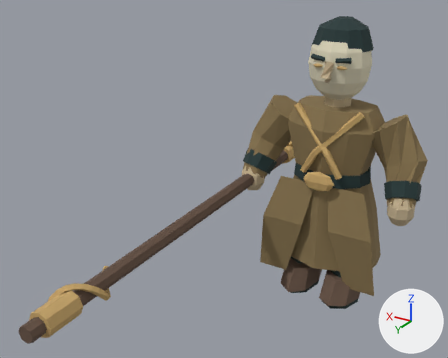
What one commit did to the glTF model game/assets/models/dummy.glb.
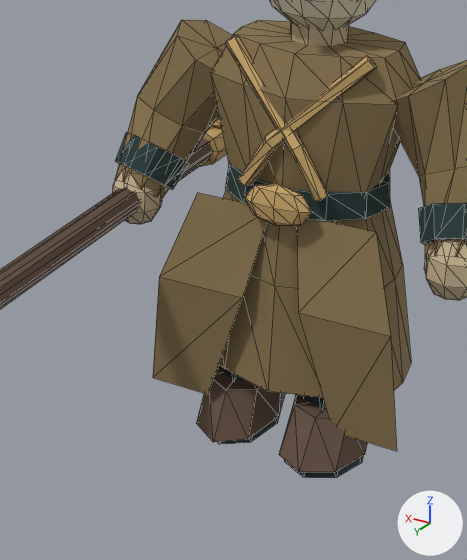
Each version appears first whole from a 50 mm lens placed at (-1.31, 3.56, 2.48), pointed at (0.31, 0.85, 1.13), and next in a close-up on the part from 42% to 91% of the width and 24% to 97% of the height. Lighting does not change. The marker at lower right points along +X, +Y and +Z. The last two pictures show the newer version. The close-ups show mesh edges as thin lines. Where no turn or scale is listed for an object, it has been applied to the vertices. Vertices at exactly the same position are counted once.

The scene before the commit, as lines of its bpy script (objects in view):
```python
me_cloth = bpy.data.meshes.new('Cloth')
me_cloth.from_pydata(...)  # 74 vertices, 128 faces; spans x -0.41..0.41, y -0.314..0.24, z 0.23..1.39
me_cloth.materials.append(mat_inkvertexpalette)
me_details = bpy.data.meshes.new('Details')
me_details.from_pydata(...)  # 369 vertices, 690 faces; spans x -0.257..0.257, y -0.21..0.258, z 0.885..1.91
me_details.materials.append(mat_inkvertexpalette)
me_heldmesh = bpy.data.meshes.new('HeldMesh')
me_heldmesh.from_pydata(...)  # 193 vertices, 368 faces; spans x -0.09..0.09, y -0.83..2.0, z -0.09..0.09
me_heldmesh.materials.append(mat_inkvertexpalette)
ob_cloth = bpy.data.objects.new('Cloth', me_cloth)
ob_cloth.location = (0.0, 0.0, 0.0)
ob_details = bpy.data.objects.new('Details', me_details)
ob_details.location = (0.0, 0.0, 0.0)
ob_heldmesh = bpy.data.objects.new('HeldMesh', me_heldmesh)
ob_heldmesh.location = (0.5, 0.15, 0.85)
# also in view: 'RightLeg' at (0.16, 0.03, 0.31); 'LeftArm' at (-0.39, 0.05, 1.06); 'LeftLeg' at (-0.16, 0.1, 0.31); 'RightArm' at (0.39, 0.05, 1.06)
```
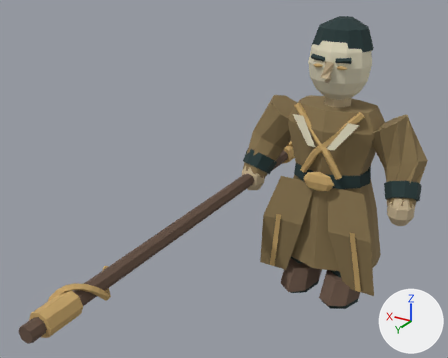
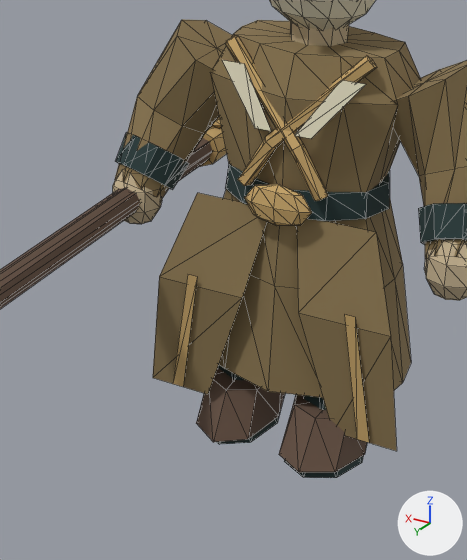
Changed parts and their boxes [x1, y1, x2, y2] in the close-ups (467 x 560 px):
'Details', reshaped: before [225, 0, 390, 226]; after [173, 0, 390, 443]
part 1 of me_details, added (brown): after [344, 314, 369, 443]
part 2 of me_details, added: after [222, 60, 366, 139]
part 3 of me_details, added (brown): after [173, 275, 197, 387]

The edits, one by one:
me_details is used by ob_details; location (0.0, 0.0, 0.0).
Verts and faces of me_details; kept vertices keep their numbers, new ones are numbered from 369.
me_details had 369 vertices, 690 faces and spanned x -0.257..0.257, y -0.21..0.258, z 0.885..1.91.
me_details now has 385 vertices, 698 faces and spans x -0.329..0.329, y -0.21..0.258, z 0.24..1.91.
Part 1, on me_details:
New vertex 369 is at (-0.266, 0.254, 0.67), pixel (355, 317).
New vertex 370 is at (-0.234, 0.254, 0.67), pixel (344, 314).
New vertex 371 is at (-0.291, 0.205, 0.24), pixel (356, 439).
New vertex 372 is at (-0.329, 0.205, 0.24), pixel (369, 442).
New faces: (369, 370, 371), (369, 371, 372).
Part 2, on me_details:
New vertex 373 is at (-0.215, 0.188, 1.34), pixel (366, 84).
New vertex 374 is at (-0.145, 0.188, 1.34), pixel (341, 80).
New vertex 375 is at (-0.035, 0.228, 1.17), pixel (294, 135).
New vertex 376 is at (-0.085, 0.228, 1.17), pixel (311, 138).
New vertex 381 is at (0.145, 0.188, 1.34), pixel (244, 63).
New vertex 382 is at (0.215, 0.188, 1.34), pixel (221, 60).
New vertex 383 is at (0.085, 0.228, 1.17), pixel (254, 128).
New vertex 384 is at (0.035, 0.228, 1.17), pixel (271, 131).
New faces: (373, 374, 375), (373, 375, 376), (381, 382, 383), (381, 383, 384).
Part 3, on me_details:
New vertex 377 is at (0.234, 0.254, 0.67), pixel (197, 276).
New vertex 378 is at (0.266, 0.254, 0.67), pixel (187, 274).
New vertex 379 is at (0.329, 0.205, 0.24), pixel (172, 383).
New vertex 380 is at (0.291, 0.205, 0.24), pixel (183, 386).
New faces: (377, 378, 379), (377, 379, 380).
